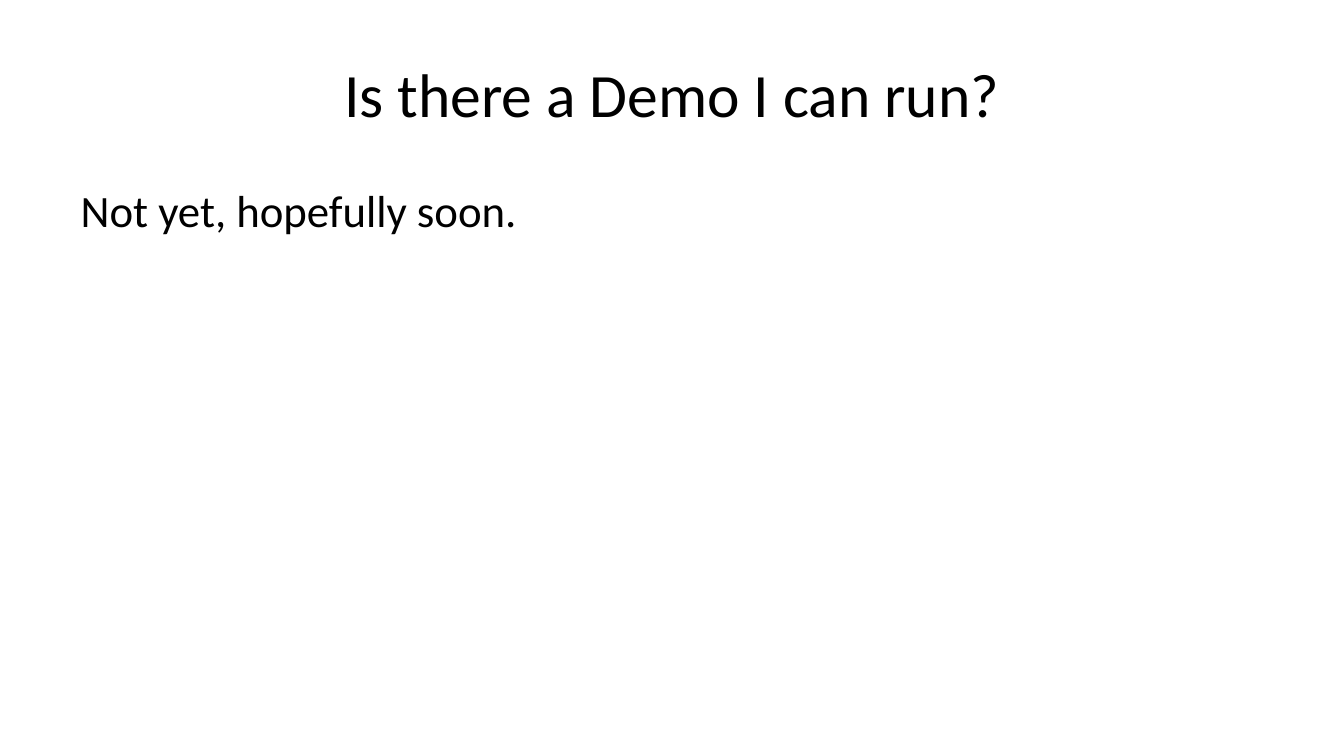
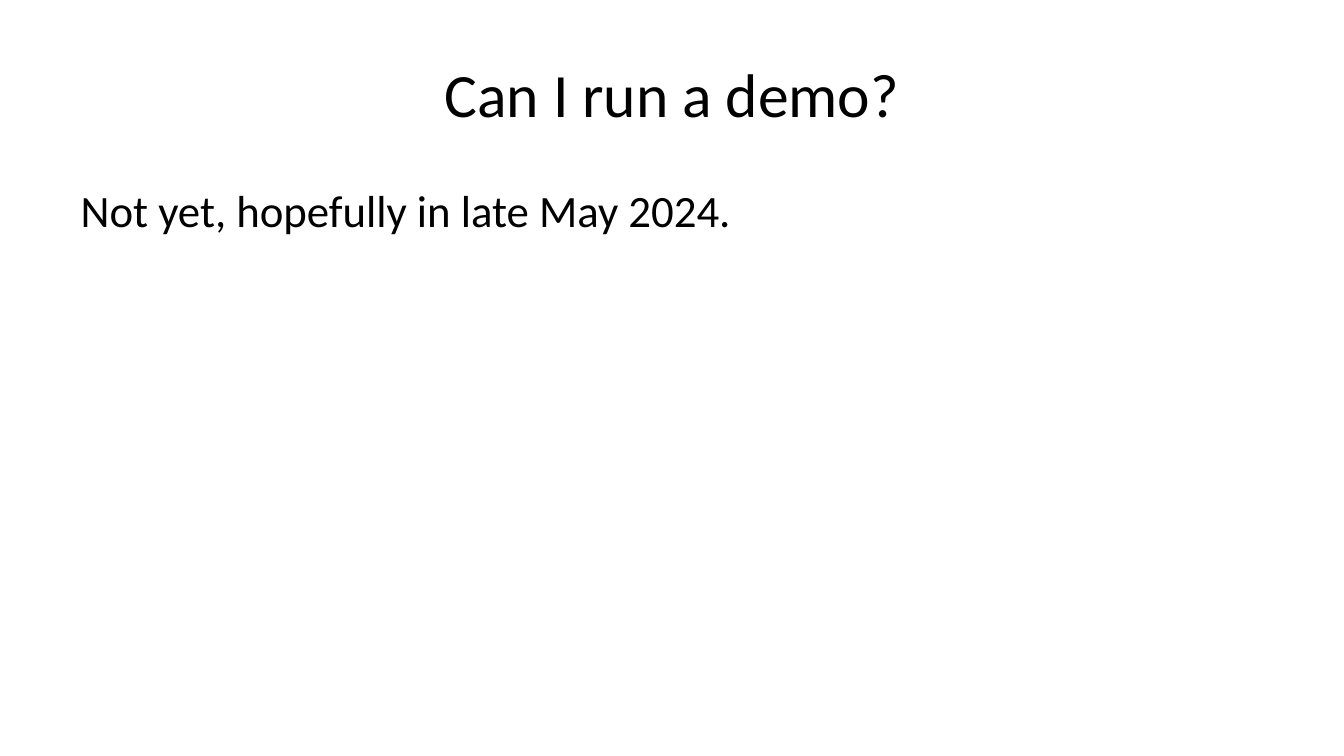
Before and after one commit to caltechlibrary/newt, a slide deck: slide 17 of presentation2/newt-p2.pptx (slide 7 before the commit). Drawn at 1344x756 pixels with LibreOffice and Linux fonts; fonts in the diff are those of the drawing. Boxes give left, top, right and bottom in pixels: in the first picture for what was removed or moved away, otherwise in the second. Text is boxed around its words. In the diff, an @@ line names an element or a change of style, - is before the commit and + after.

```diff
--- a/presentation2/newt-p2.pptx
+++ b/presentation2/newt-p2.pptx
@@ title at bbox=[445, 74, 899, 118]: text changed @@
-Is there a Demo I can run?
+Can I run a demo?
@@ text at bbox=[81, 196, 730, 235]: text changed @@
-Not yet, hopefully soon.
+Not yet, hopefully in late May 2024.
```
Also in this commit, not shown: 16 other slides changed, 7 slides added, 10 slides removed, 4 other files.
